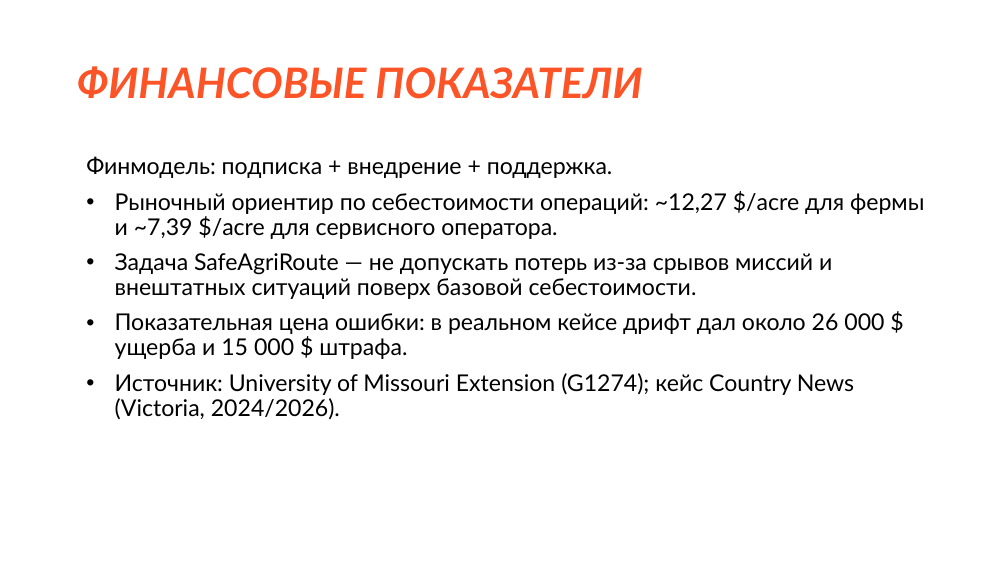
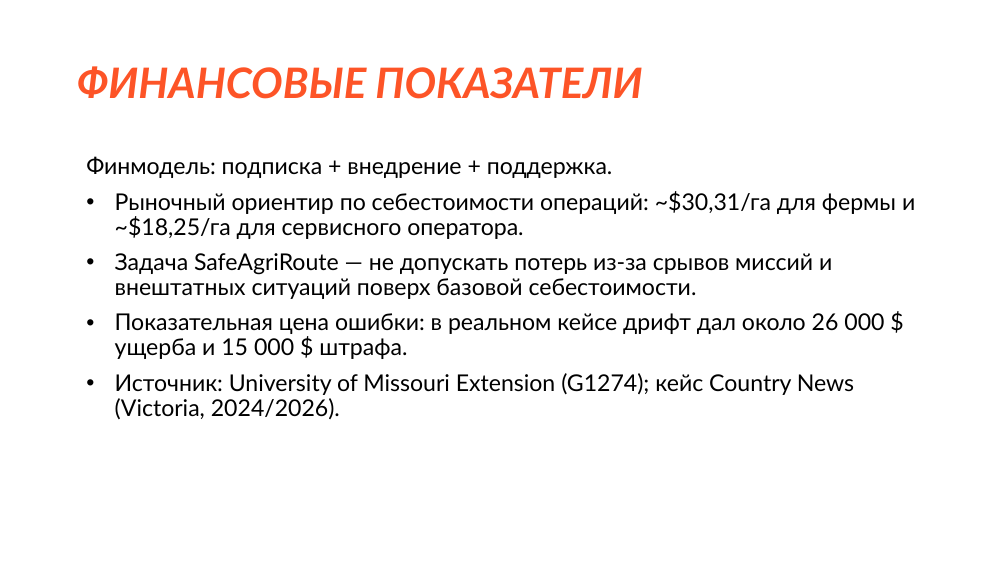
Before and after one commit to matveisut/safe-agri-route, a slide deck: slide 10 of diplom/contest/SafeAgriRoute_конкурс_презентация_заполненная.pptx. Drawn at 1008x567 pixels with LibreOffice and Linux fonts; fonts in the diff are those of the drawing; background and template pictures are left out. Boxes give left, top, right and bottom in pixels: in the first picture for what was removed or moved away, otherwise in the second. Text is boxed around its words. In the diff, an @@ line names an element or a change of style, - is before the commit and + after.

```diff
--- a/diplom/contest/SafeAgriRoute_конкурс_презентация_заполненная.pptx
+++ b/diplom/contest/SafeAgriRoute_конкурс_презентация_заполненная.pptx
@@ text at box(115, 191, 915, 239): text changed @@
-• Рыночный ориентир по себестоимости операций: ~12,27 $/acre для фермы и ~7,39 $/acre для сервисного оператора.
+• Рыночный ориентир по себестоимости операций: ~$30,31/га для фермы и ~$18,25/га для сервисного оператора.
```
Also in this commit, not shown: 1 other slide changed, 1 other file.
